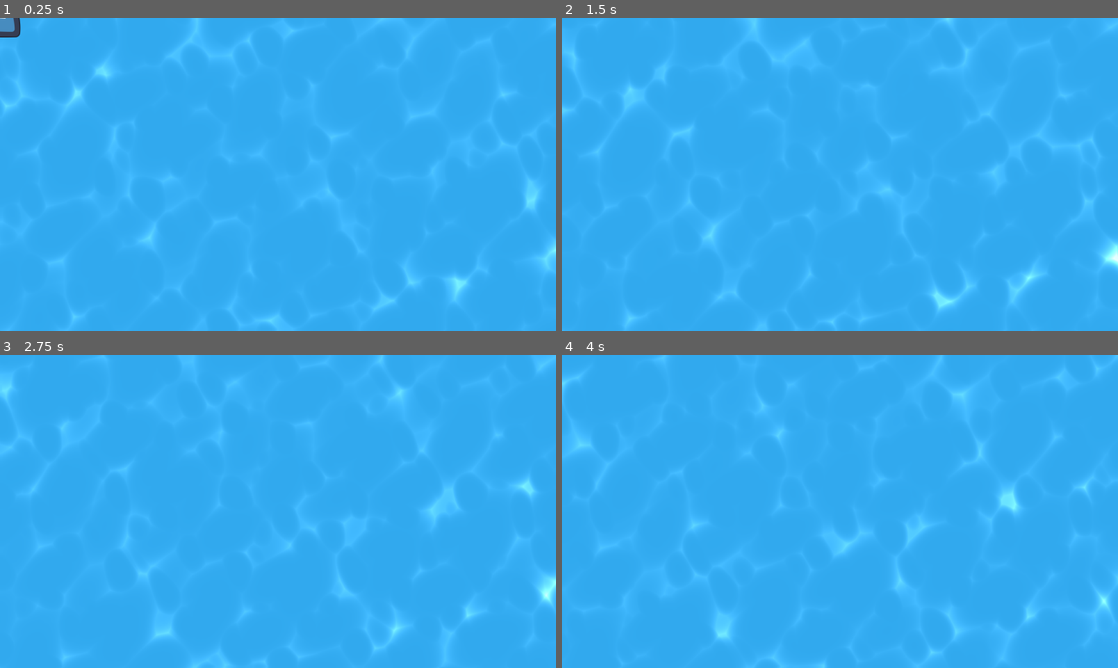
Above: before the commit, frames 1-4 (two rows, left to right).
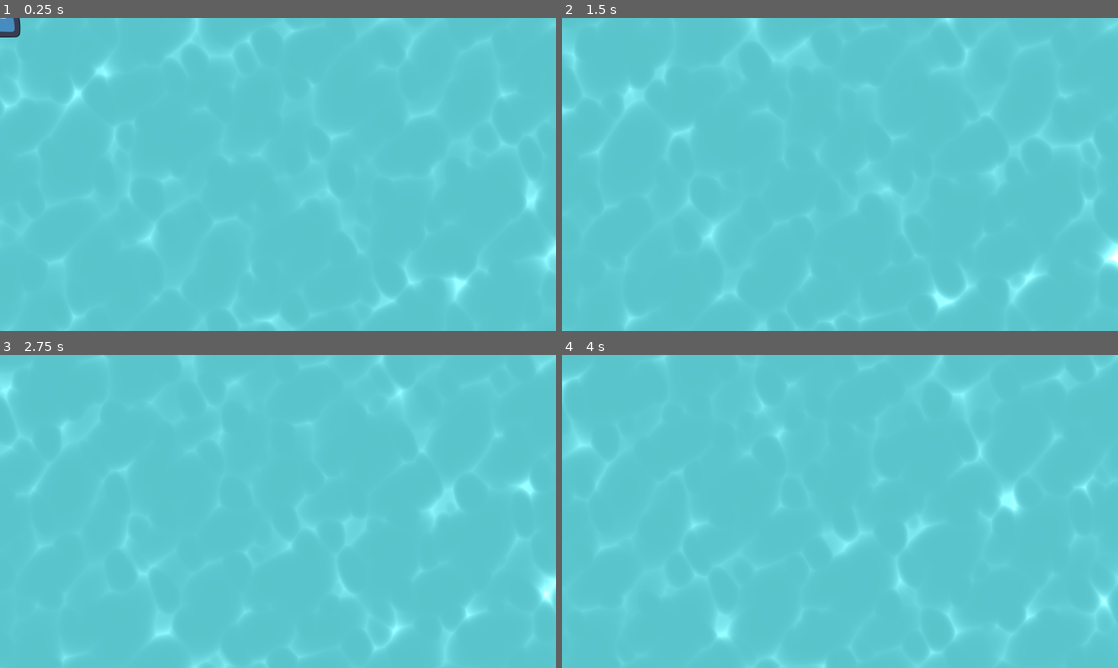
Above: after the commit, the same moments.

Repository: cpoll/godot-template-2d
Game: Godot game, scene res://src/game/game.tscn
Two runs of this game, one before a commit and one after it. Both use one fixed random seed, a clock stepped at 60 frames per second and the inputs below. This scene is started directly instead of the project's main scene. The engine's default icon, where the game draws it, is replaced by a stand-in: a white triangle on a blue panel in a dark square.
Inputs:
- Up to frame 1 (0.25 s): no input
- Up to frame 2 (1.5 s): hold W (move_up) from 0.53 s (still down)
- Up to frame 3 (2.75 s): release W (move_up) at 2.03 s; hold A (move_left) from 2.03 s (still down)
- Up to frame 4 (4 s): release A (move_left) at 3.53 s; hold S (move_down) from 3.53 s (still down)

The runs differ from the first frame. In frame 1, 100% of the frame differs, in the area x 0-100%, y 0-100%; in frame 2, 100%; in frame 3, 100%; in frame 4, 100%.

Commit message:
change water color

Diff:
--- a/src/game/background.gdshader
+++ b/src/game/background.gdshader
@@ -3,13 +3,15 @@
 
 uniform float zoom = 10.0;
 uniform float speed = 0.3;
-uniform float bright = 5.0;
+uniform float bright = 8.0;
 
 void fragment()
 {
 	// uncoment when using real texture
 	//vec4 texture_color = texture(TEXTURE, UV);
-	vec4 texture_color = vec4(0.192156862745098, 0.6627450980392157, 0.9333333333333333, 1.0);
+    vec4 texture_color = vec4(0.3515, 0.7695, 0.7968, 1.0); // SOBEACHY8 Blue 90, 197, 204
+
+    // vec4 texture_color = vec4(0.192156862745098, 0.6627450980392157, 0.9333333333333333, 1.0);
 
 	vec4 k = vec4(TIME)*speed;
 	k.xy = UV * zoom;
